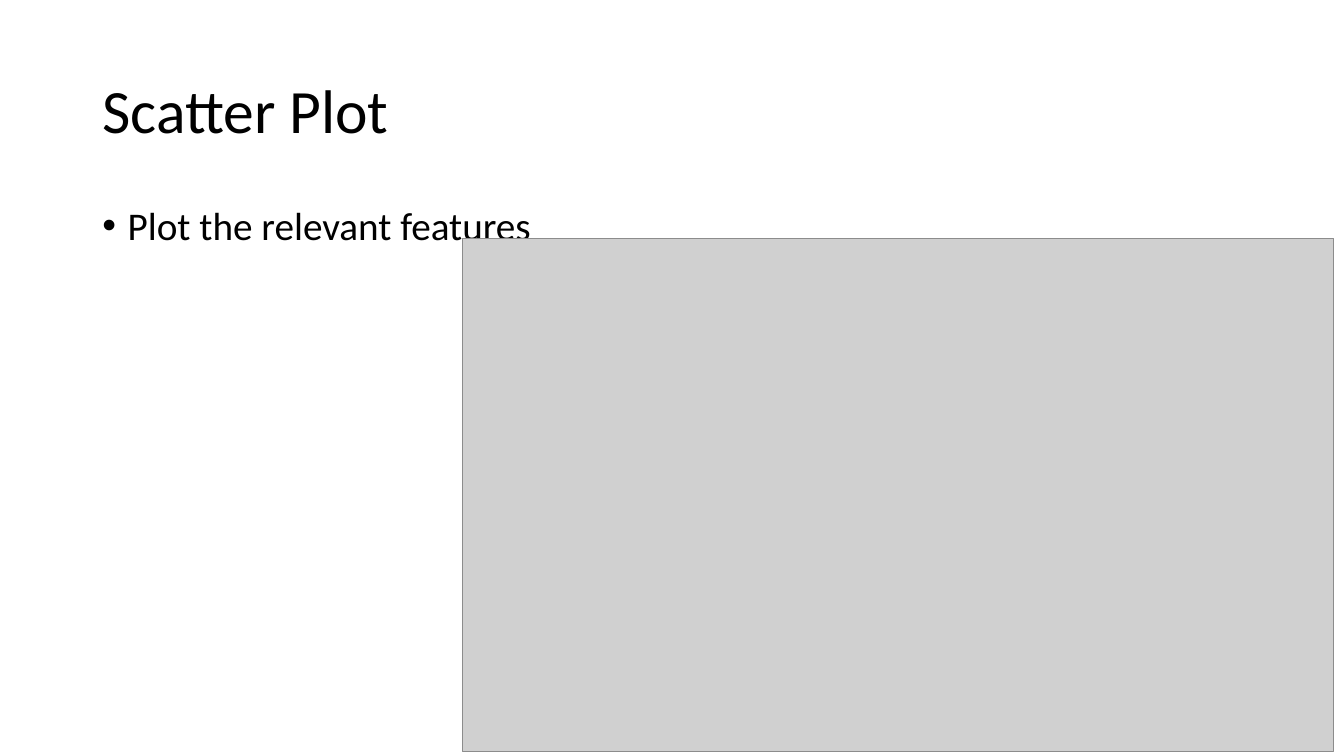
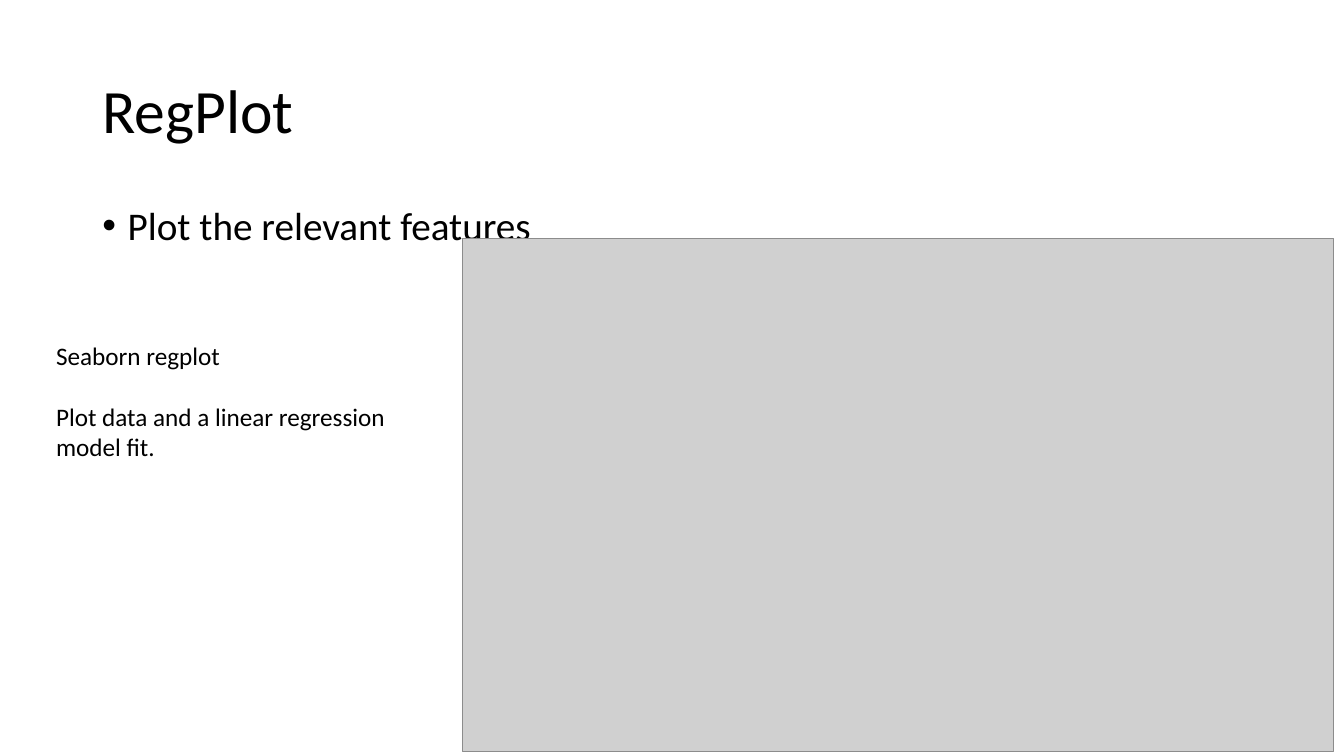
Before and after one commit to FranzGH/IoT_ML, a slide deck: slide 8 of Statistics essential.pptx. Drawn at 1344x756 pixels with LibreOffice and Linux fonts; fonts in the diff are those of the drawing; grey boxes stand for pictures. Boxes give left, top, right and bottom in pixels: in the first picture for what was removed or moved away, otherwise in the second. Text is boxed around its words. In the diff, an @@ line names an element or a change of style, - is before the commit and + after.

```diff
--- a/Statistics essential.pptx
+++ b/Statistics essential.pptx
@@ title at (x1=102, y1=90, x2=293, y2=144): text changed @@
-Scatter Plot
+RegPlot
@@ text added at (x1=56, y1=347, x2=385, y2=456), 18 pt, text #000000 @@
+Seaborn regplot
+Plot data and a linear regression model fit.
```
Also in this commit, not shown: 4 other slides changed, 18 other files.
